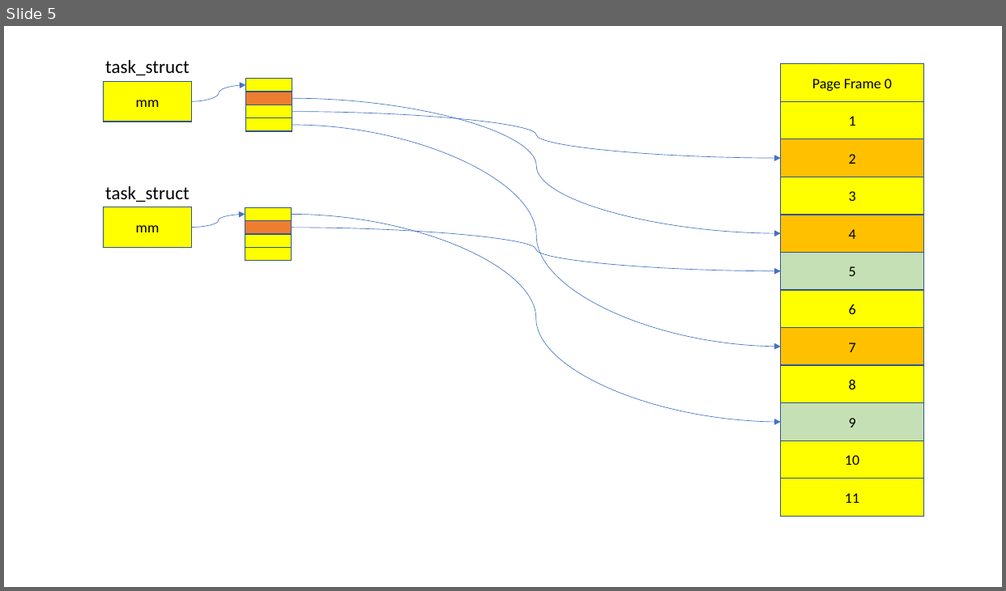
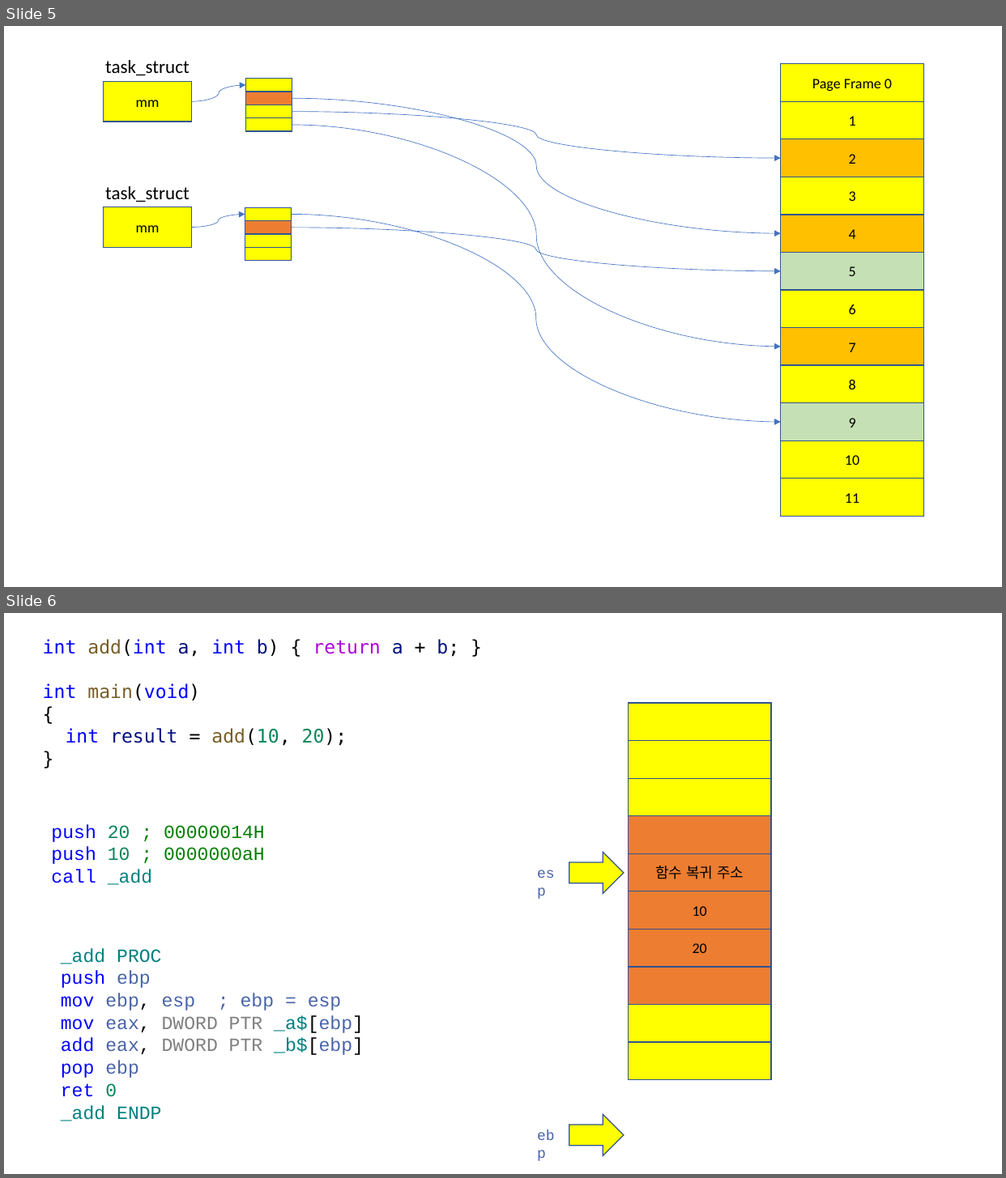
Before and after one commit to yoonichul/hyundai_20220510, a slide deck: 220511.pptx. Shown one above the other, each under a label of ours: slide 5 before the commit, slides 5 and 6 after it. The pictures are 1006x591 and 1006x1178 pixels, drawn with LibreOffice and Linux fonts; fonts in the diff are those of the drawing. Boxes give left, top, right and bottom in pixels: in the first picture for what was removed or moved away, otherwise in the second. Text is boxed around its words. In the diff, an @@ line names an element or a change of style, - is before the commit and + after.

Commit message:
20220511 UPDATE

```diff
--- a/220511.pptx
+++ b/220511.pptx
@@ slide 6 added at (x1=4, y1=613, x2=1002, y2=1174), background #FFFFFF @@
@@ text added at (x1=43, y1=639, x2=459, y2=746), 18 pt, text #0000FF @@
+int add(int a, int b) { return a + b; }
+int main(void)
+{
+int result = add(10, 20);
+}
@@ rectangle added at (x1=629, y1=703, x2=771, y2=740), fill #FFFF00, outline #325491 1 pt @@
@@ rectangle added at (x1=629, y1=741, x2=771, y2=778), fill #FFFF00, outline #325491 1 pt @@
@@ rectangle added at (x1=629, y1=778, x2=771, y2=815), fill #FFFF00, outline #325491 1 pt @@
@@ text added at (x1=51, y1=824, x2=265, y2=885), 18 pt, text #008000 @@
+push 20 ; 00000014H
+push 10 ; 0000000aH
+call _add
@@ rectangle added at (x1=629, y1=815, x2=771, y2=854), fill #ED7D31, outline #325491 1 pt @@
@@ right arrow added at (x1=569, y1=852, x2=624, y2=894), fill #FFFF00, outline #325491 1 pt @@
@@ rectangle added at (x1=629, y1=854, x2=771, y2=892), fill #ED7D31, outline #325491 1 pt, 14 pt, text #000000 @@
+함수 복귀 주소
@@ text added at (x1=530, y1=860, x2=569, y2=885), 14 pt, text #4864AA @@
+esp
@@ rectangle added at (x1=629, y1=892, x2=771, y2=929), fill #ED7D31, outline #325491 1 pt, 14 pt, text #000000 @@
+10
@@ text added at (x1=61, y1=948, x2=364, y2=1122), 18 pt, text #4864AA @@
+_add PROC
+push ebp
+mov ebp, esp ; ebp = esp
+mov eax, DWORD PTR _a$[ebp]
+add eax, DWORD PTR _b$[ebp]
+pop ebp
+ret 0
+_add ENDP
@@ rectangle added at (x1=629, y1=930, x2=771, y2=967), fill #ED7D31, outline #325491 1 pt, 14 pt, text #000000 @@
+20
@@ rectangle added at (x1=629, y1=967, x2=771, y2=1004), fill #ED7D31, outline #325491 1 pt @@
@@ rectangle added at (x1=629, y1=1004, x2=771, y2=1042), fill #FFFF00, outline #325491 1 pt @@
@@ rectangle added at (x1=629, y1=1043, x2=771, y2=1080), fill #FFFF00, outline #325491 1 pt @@
@@ text added at (x1=530, y1=1122, x2=569, y2=1148), 14 pt, text #4864AA @@
+ebp
@@ right arrow added at (x1=569, y1=1114, x2=624, y2=1157), fill #FFFF00, outline #325491 1 pt @@
```
Also in this commit, not shown: 4 other slides added.
